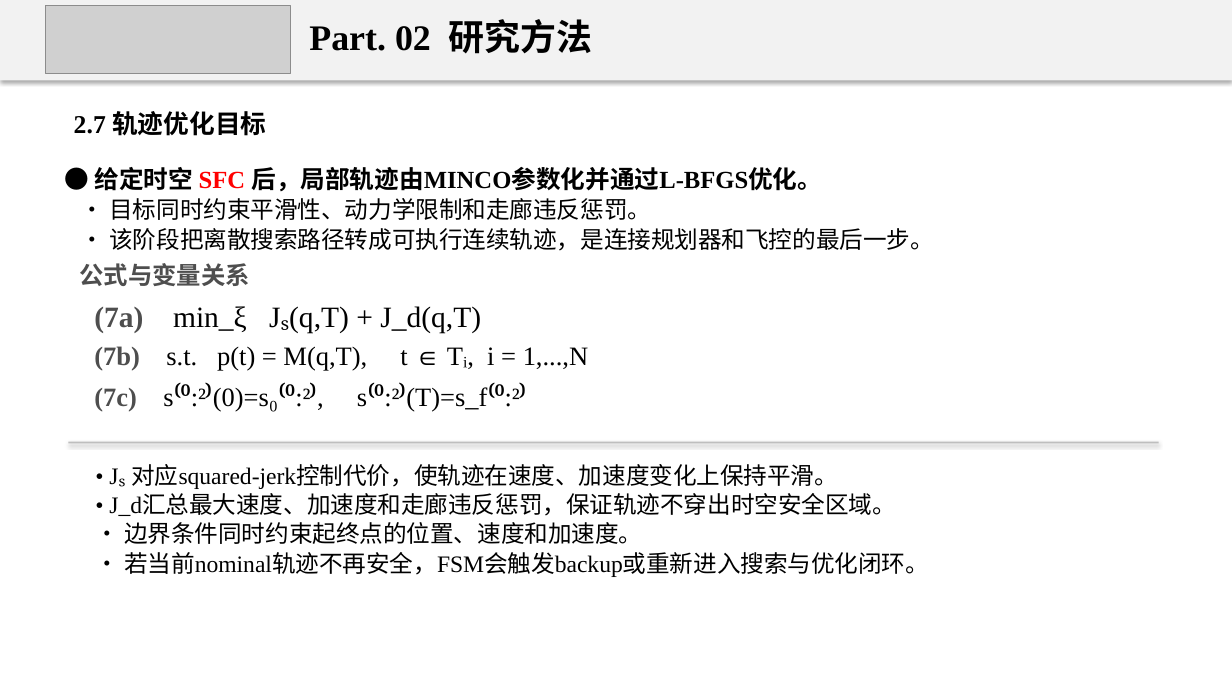
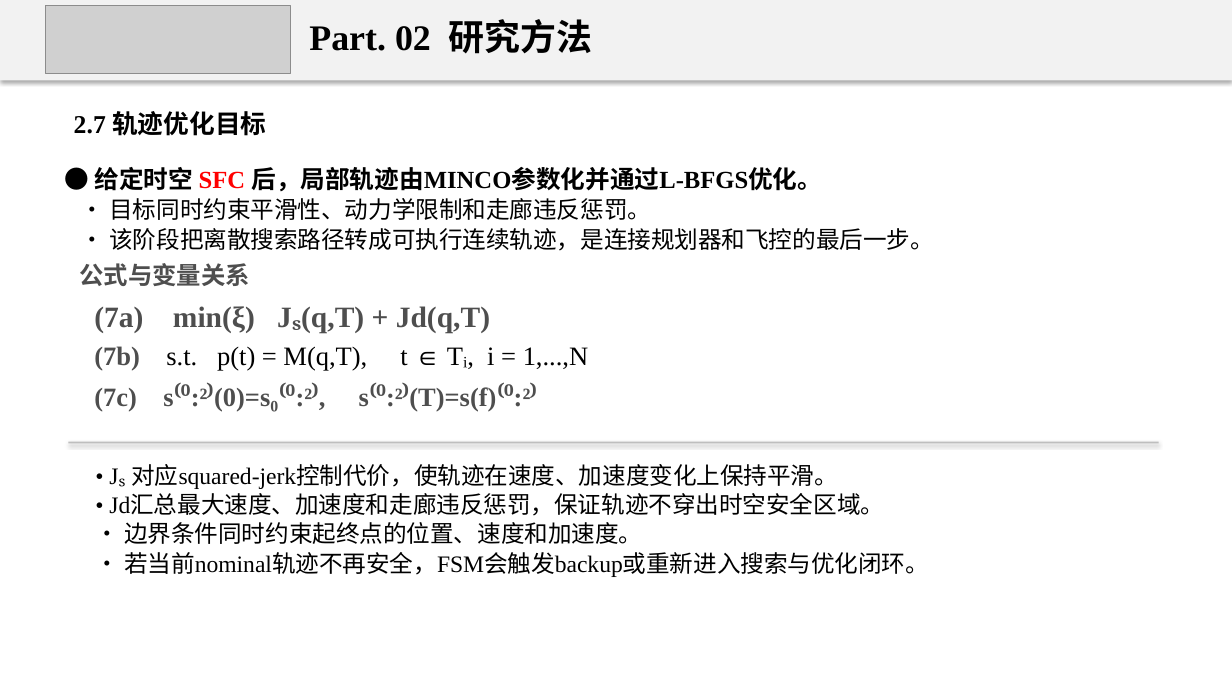
Before and after one commit to 18-cuixu/paper2ppt, a slide deck: slide 12 of skills/uav-paper-report/assets/examples/uav-spot-regression-report.pptx. Drawn at 1232x693 pixels with LibreOffice and Linux fonts; fonts in the diff are those of the drawing; grey boxes stand for pictures. Boxes give left, top, right and bottom in pixels: in the first picture for what was removed or moved away, otherwise in the second. Text is boxed around its words. In the diff, an @@ line names an element or a change of style, - is before the commit and + after.

```diff
--- a/skills/uav-paper-report/assets/examples/uav-spot-regression-report.pptx
+++ b/skills/uav-paper-report/assets/examples/uav-spot-regression-report.pptx
@@ text at [94, 306, 490, 333]: text changed; text colour #000000 to #4E4E4E; bold on @@
-(7a) min_ξ Jₛ(q,T) + J_d(q,T)
+(7a) min(ξ) Jₛ(q,T) + Jd(q,T)
@@ text at [94, 382, 531, 412]: text changed; text colour #000000 to #4E4E4E; bold on @@
-(7c) s⁽⁰:²⁾(0)=s₀⁽⁰:²⁾, s⁽⁰:²⁾(T)=s_f⁽⁰:²⁾
+(7c) s⁽⁰:²⁾(0)=s₀⁽⁰:²⁾, s⁽⁰:²⁾(T)=s(f)⁽⁰:²⁾
@@ text at [109, 495, 884, 516]: text changed @@
-• J_d汇总最大速度、加速度和走廊违反惩罚，保证轨迹不穿出时空安全区域。
+• Jd汇总最大速度、加速度和走廊违反惩罚，保证轨迹不穿出时空安全区域。
```
Also in this commit, not shown: 2 other slides changed, 11 other files.
